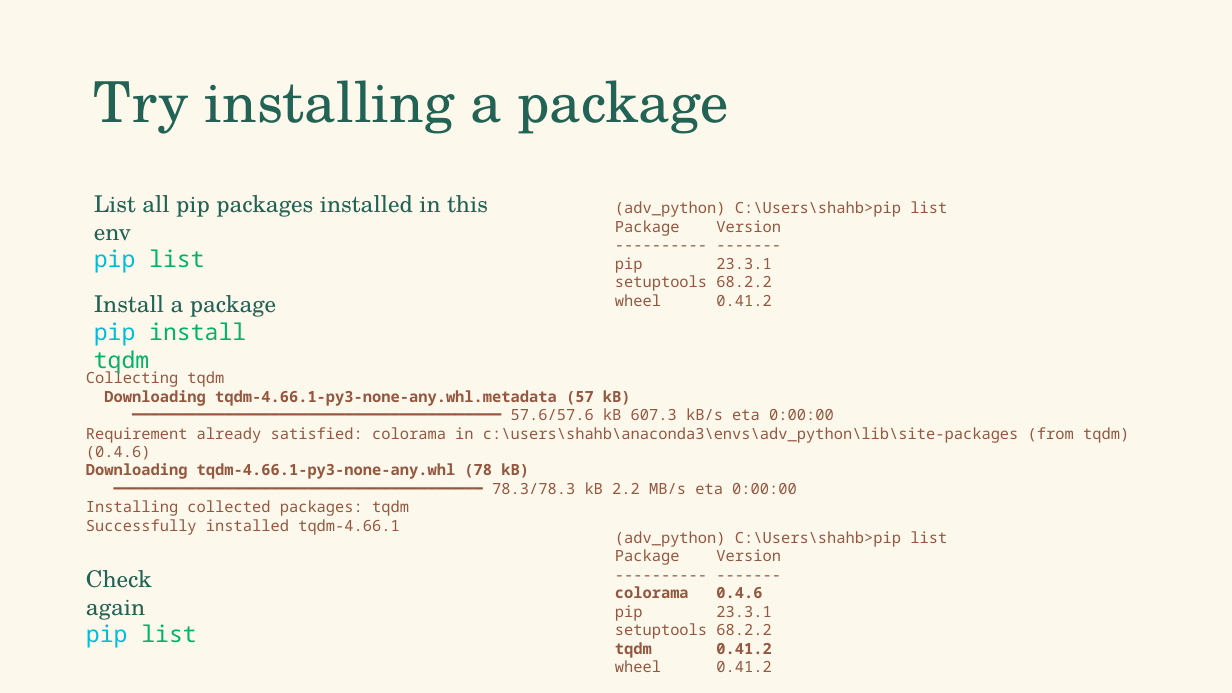
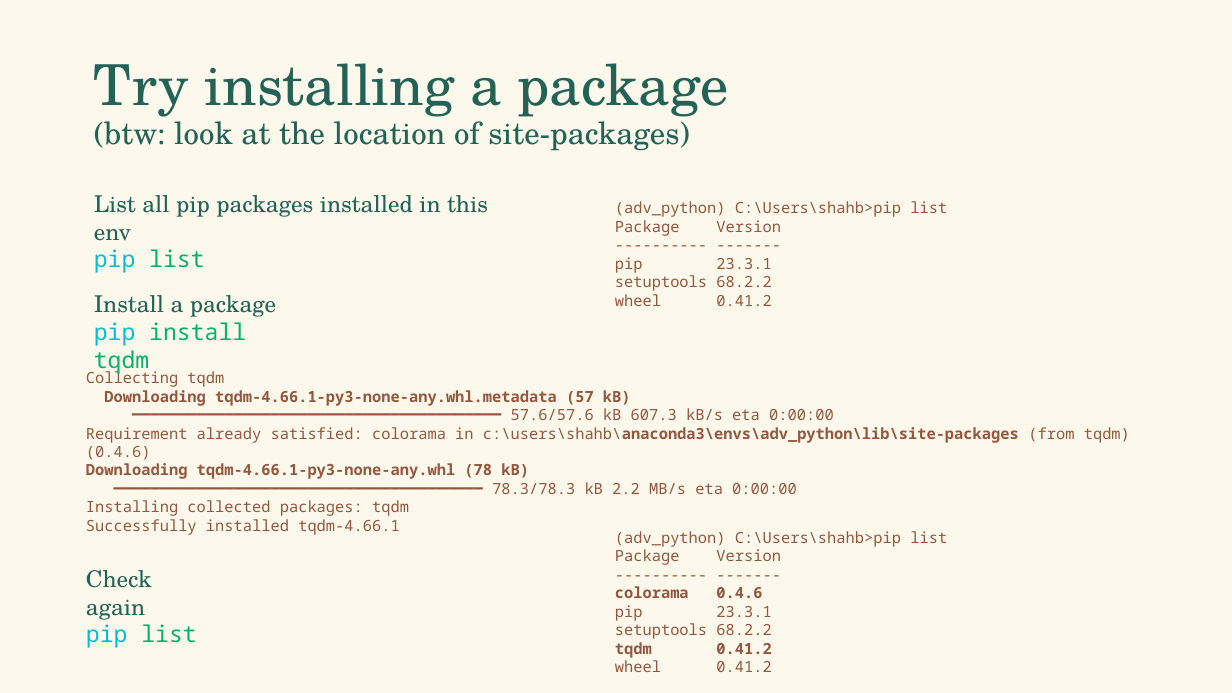
Before and after one commit to falconair/lectures, a slide deck: slide 28 of lectures/080_env_pkg_management/Python environment and package management.pptx (slide 9 before the commit). Drawn at 1232x693 pixels with LibreOffice and Linux fonts; fonts in the diff are those of the drawing. Boxes give left, top, right and bottom in pixels: in the first picture for what was removed or moved away, otherwise in the second. Text is boxed around its words. In the diff, an @@ line names an element or a change of style, - is before the commit and + after.

```diff
--- a/lectures/080_env_pkg_management/Python environment and package management.pptx
+++ b/lectures/080_env_pkg_management/Python environment and package management.pptx
@@ title at <box>94,63,728,151</box>: text changed; size 44 to 24 pt @@
-Try installing a package
+Try installing a package
+(btw: look at the location of site-packages)
@@ text at <box>86,427,1130,460</box>: bold on in "c:\users\shahb\anaconda3\envs\adv_python\lib\site-packages" @@
```
Also in this commit, not shown: 4 other slides changed, 3 slides added.
